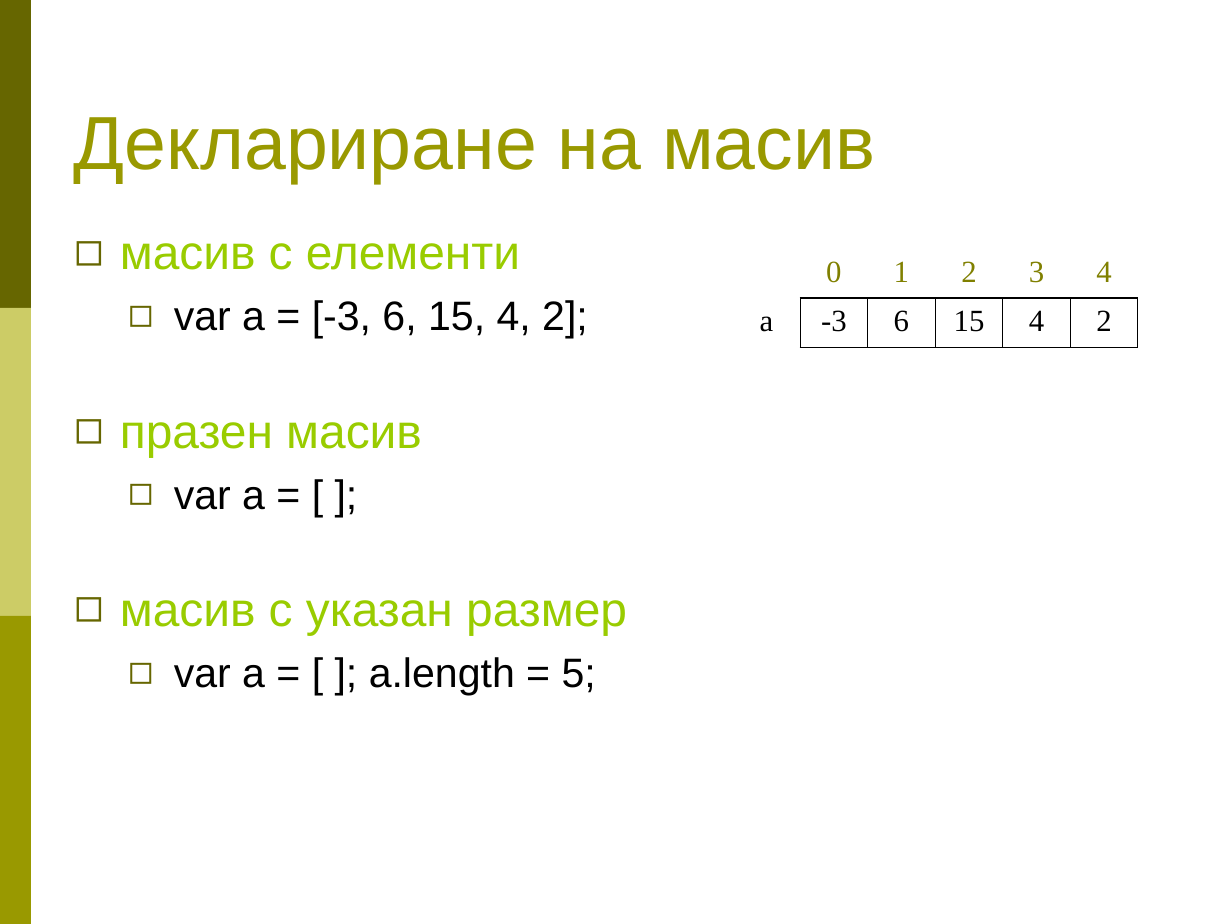
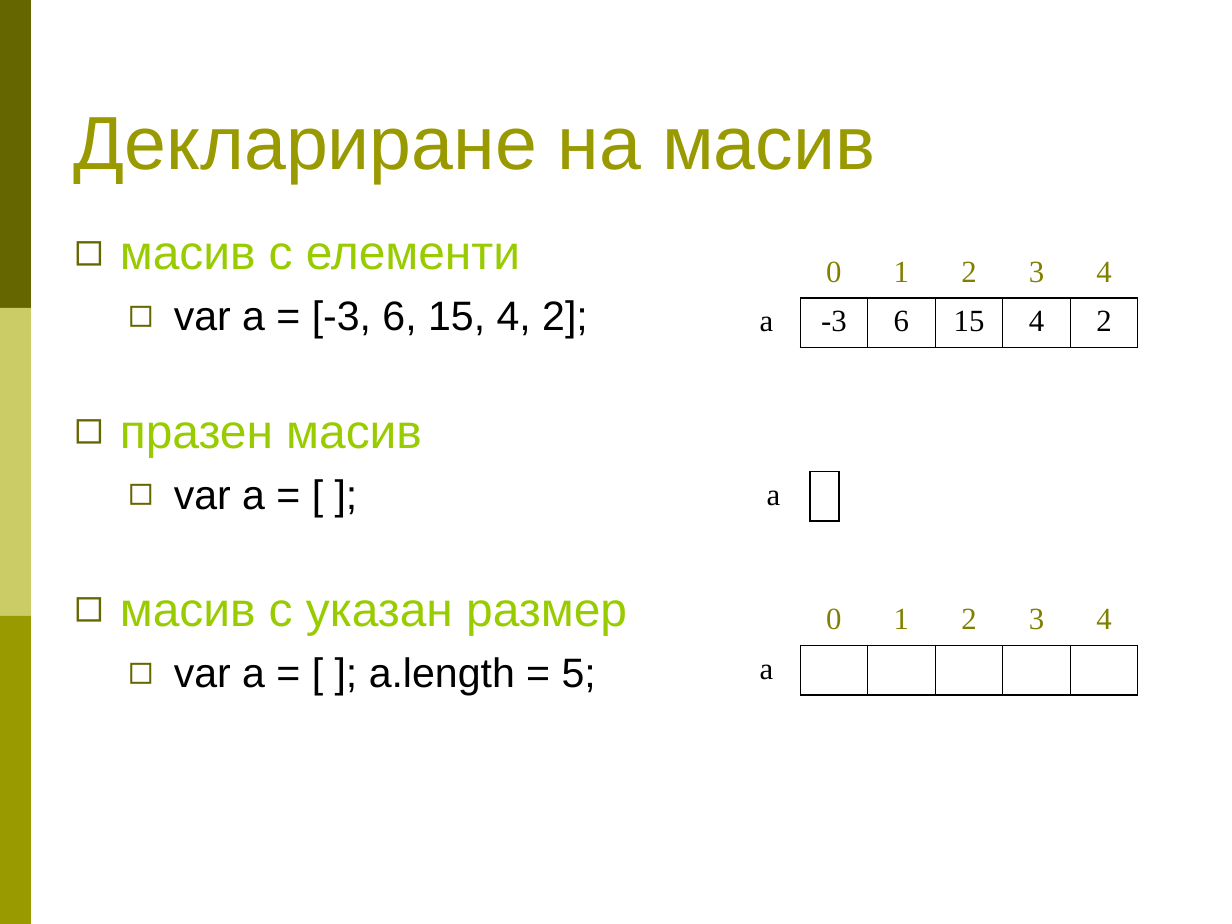
Before and after one commit to BG-IT-Edu/Free-Content, a slide deck: slide 3 of dmanolov/Информатика 8 клас (JavaScript)/04.Въведение в програмирането/11.Масиви.ppt. Drawn at 1232x924 pixels with LibreOffice and Linux fonts; fonts in the diff are those of the drawing. Boxes give left, top, right and bottom in pixels: in the first picture for what was removed or moved away, otherwise in the second. Text is boxed around its words. In the diff, an @@ line names an element or a change of style, - is before the commit and + after.

```diff
--- a/dmanolov/Информатика 8 клас (JavaScript)/04.Въведение в програмирането/11.Масиви.ppt
+++ b/dmanolov/Информатика 8 клас (JavaScript)/04.Въведение в програмирането/11.Масиви.ppt
@@ table added at (737, 423, 839, 521), 2 rows, 2 columns @@
+ | 
+а | 
@@ table added at (732, 596, 1136, 695), 2 rows, 6 columns @@
+ | 0 | 1 | 2 | 3 | 4
+а |  |  |  |  | 
```
Also in this commit, not shown: 2 other slides changed, 3 other files.
